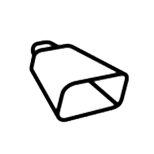
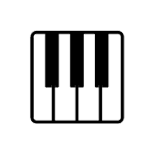
Layered file, before and after one edit (154x154). Changes by layer:
added layer "Layer 5" above "7-HH_open" over [29, 30, 125, 124]
hid "Layer 1" over [28, 39, 130, 123]
